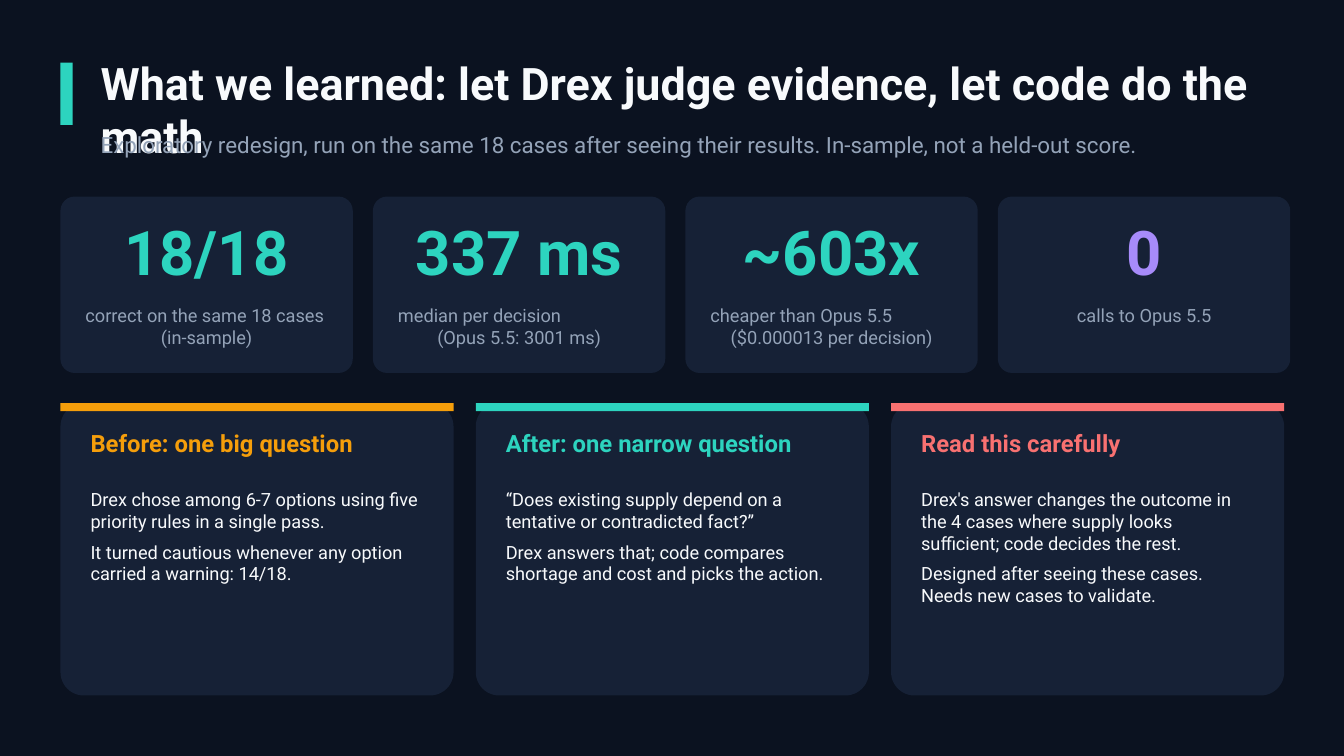
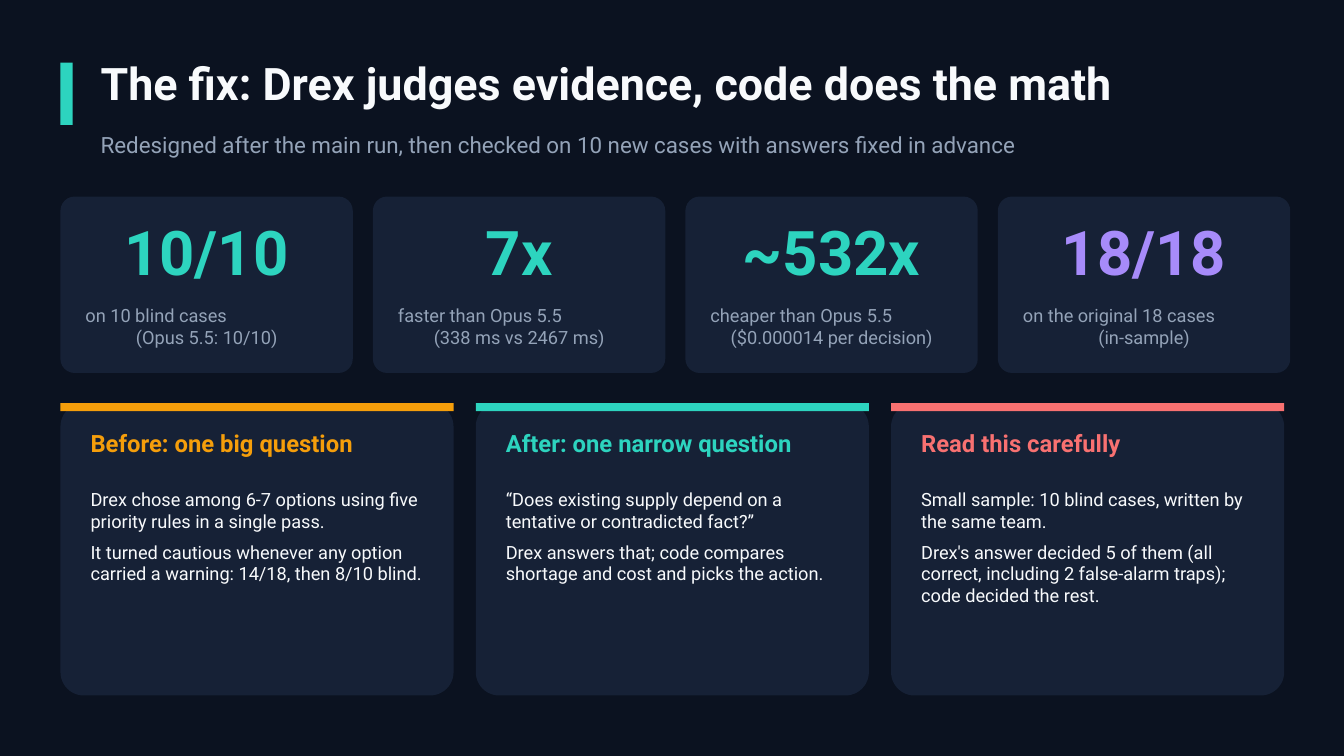
Before and after one commit to Nithish09/nexus, a slide deck: slide 7 of slides/Nexus_Drexathon.pptx. Drawn at 1344x756 pixels with LibreOffice and Linux fonts; fonts in the diff are those of the drawing. Boxes give left, top, right and bottom in pixels: in the first picture for what was removed or moved away, otherwise in the second. Text is boxed around its words. In the diff, an @@ line names an element or a change of style, - is before the commit and + after.

Commit message:
Blind validation results, README and deck

```diff
--- a/slides/Nexus_Drexathon.pptx
+++ b/slides/Nexus_Drexathon.pptx
@@ text at (101, 66, 1111, 110): text changed @@
-What we learned: let Drex judge evidence, let code do the math
+The fix: Drex judges evidence, code does the math
@@ text at (101, 136, 1014, 158): text changed @@
-Exploratory redesign, run on the same 18 cases after seeing their results. In-sample, not a held-out score.
+Redesigned after the main run, then checked on 10 new cases with answers fixed in advance
@@ text at (124, 230, 288, 279): text changed @@
-18/18
+10/10
@@ text at (486, 231, 553, 275): text changed @@
-337 ms
+7x
@@ text at (743, 230, 920, 276): text changed @@
-~603x
+~532x
@@ text at (1062, 230, 1226, 279): text changed @@
-0
+18/18
@@ text at (85, 308, 278, 348): text changed @@
-correct on the same 18 cases
-(in-sample)
+on 10 blind cases
+(Opus 5.5: 10/10)
@@ text at (398, 308, 605, 348): text changed @@
-median per decision
-(Opus 5.5: 3001 ms)
+faster than Opus 5.5
+(338 ms vs 2467 ms)
@@ text at (710, 308, 932, 348): text changed @@
-cheaper than Opus 5.5
-($0.000013 per decision)
+cheaper than Opus 5.5
+($0.000014 per decision)
@@ text at (1023, 308, 1215, 348): text changed @@
-calls to Opus 5.5
+on the original 18 cases
+(in-sample)
@@ text at (921, 492, 1243, 602): text changed @@
-Drex's answer changes the outcome in the 4 cases where supply looks sufficient; code decides the rest.
-Designed after seeing these cases. Needs new cases to validate.
+Small sample: 10 blind cases, written by the same team.
+Drex's answer decided 5 of them (all correct, including 2 false-alarm traps); code decided the rest.
@@ text at (91, 545, 422, 584): text changed @@
-It turned cautious whenever any option carried a warning: 14/18.
+It turned cautious whenever any option carried a warning: 14/18, then 8/10 blind.
```
Also in this commit, not shown: 1 other slide changed, 4 other files.
